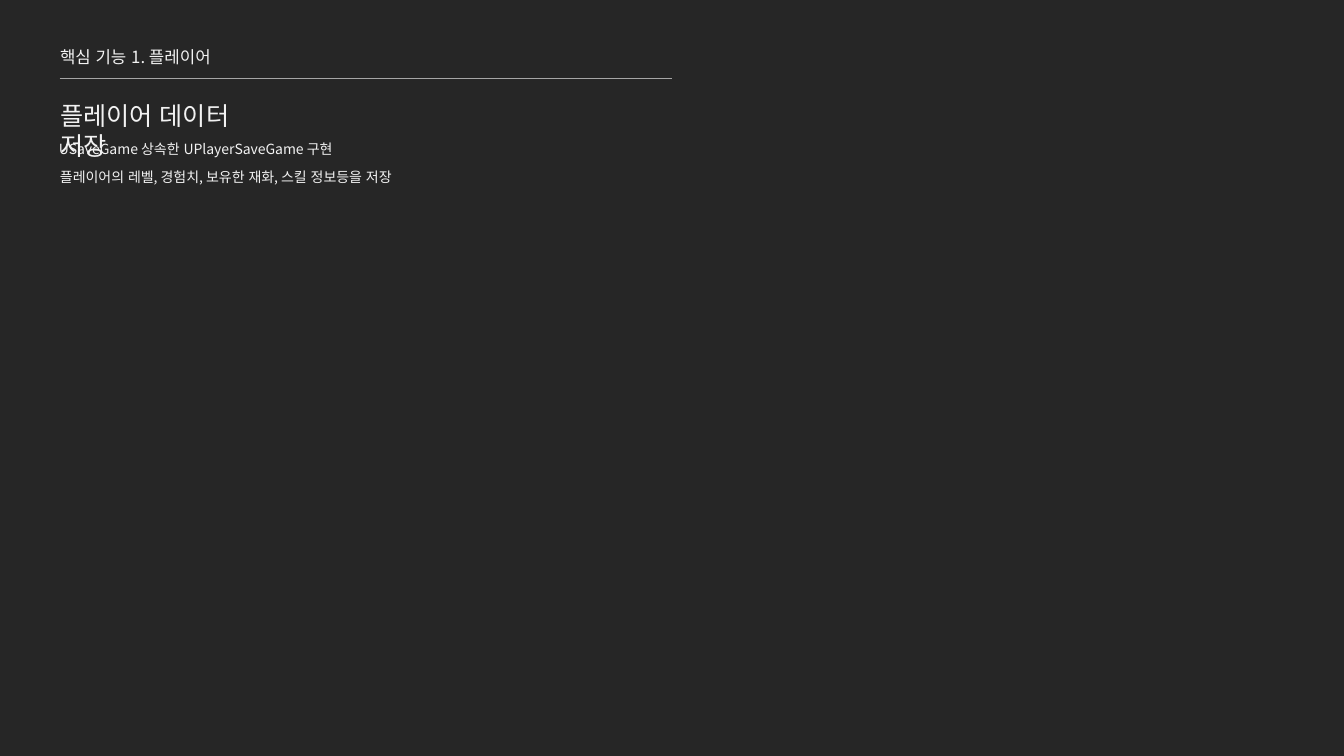
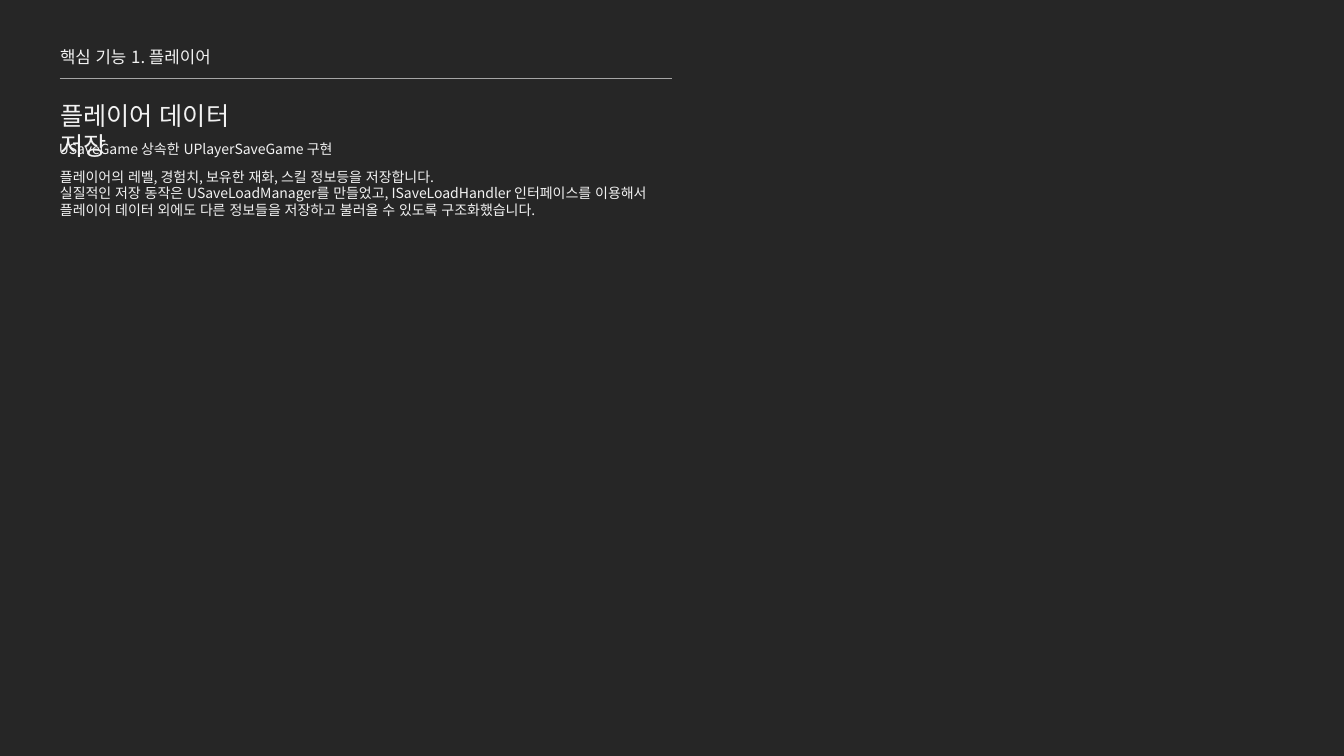
Before and after one commit to jhk0701/project-ARPGHunter, a slide deck: slide 16 of Docs/UnrealEngine_문서_김정환.pptx (slide 15 before the commit). Drawn at 1344x756 pixels with LibreOffice and Linux fonts; fonts in the diff are those of the drawing. Boxes give left, top, right and bottom in pixels: in the first picture for what was removed or moved away, otherwise in the second. Text is boxed around its words. In the diff, an @@ line names an element or a change of style, - is before the commit and + after.

```diff
--- a/Docs/UnrealEngine_문서_김정환.pptx
+++ b/Docs/UnrealEngine_문서_김정환.pptx
@@ text at (x1=60, y1=170, x2=646, y2=216): text changed @@
-플레이어의 레벨, 경험치, 보유한 재화, 스킬 정보등을 저장
+플레이어의 레벨, 경험치, 보유한 재화, 스킬 정보등을 저장합니다.
+실질적인 저장 동작은 USaveLoadManager를 만들었고, ISaveLoadHandler 인터페이스를 이용해서
+플레이어 데이터 외에도 다른 정보들을 저장하고 불러올 수 있도록 구조화했습니다.
```
Also in this commit, not shown: 5 other slides changed, 1 slide added, 2 other files.
